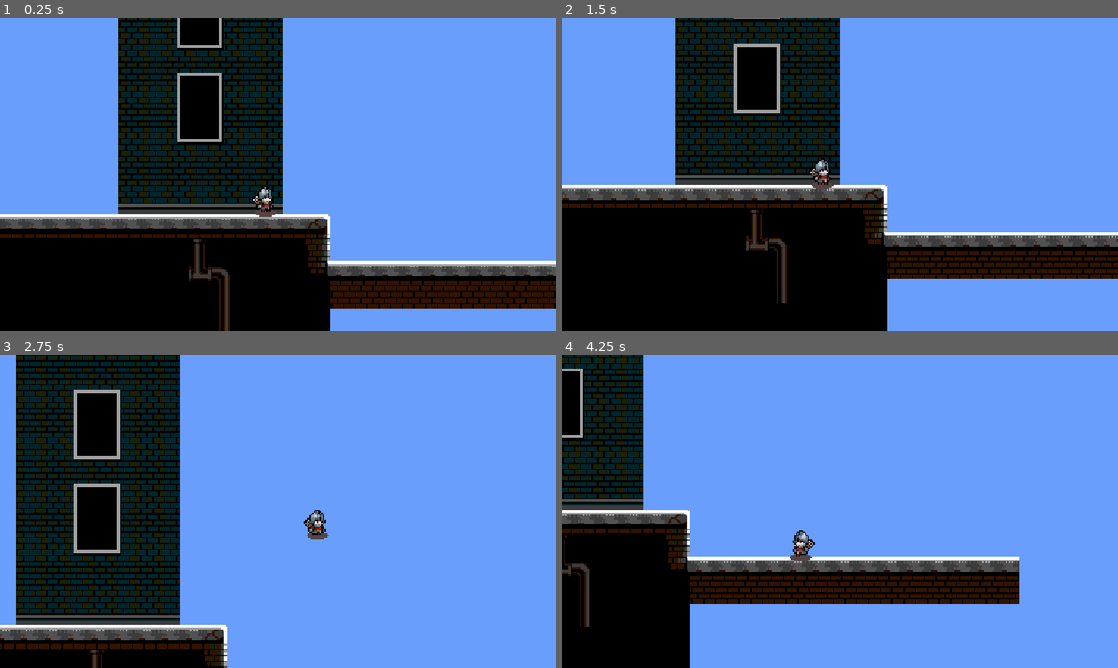
Above: before the commit, frames 1-4 (two rows, left to right).
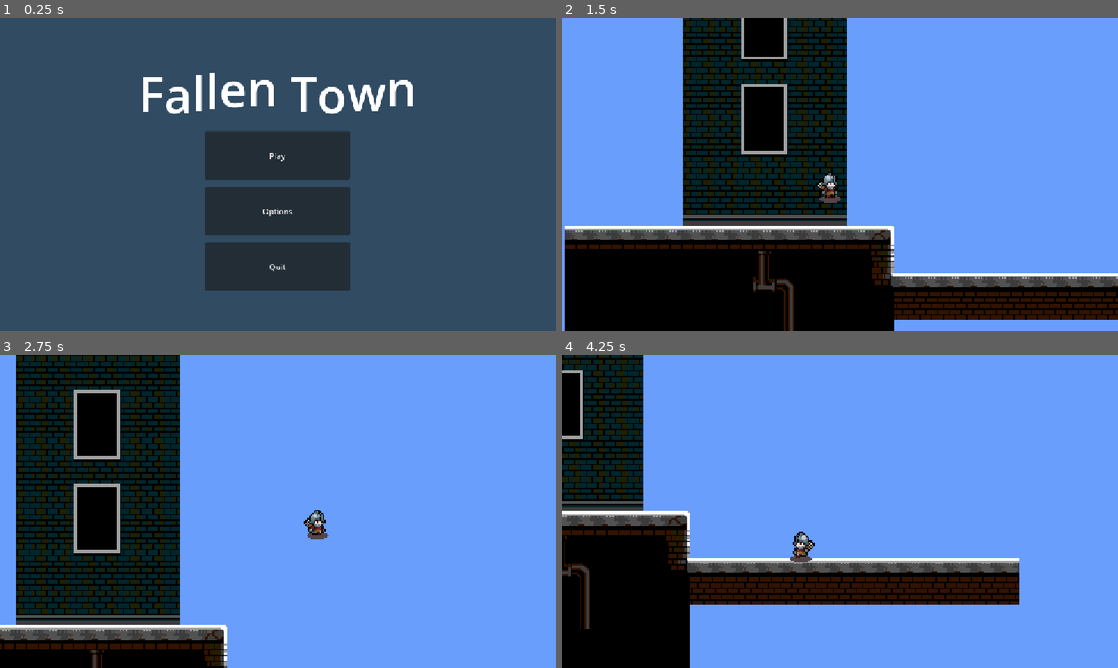
Above: after the commit, the same moments.

Repository: MineSwe/Bananerna-Studios-META-Game-Jam-2026
Game: Godot game, scene res://scenes/title_screen.tscn
The game is run twice, just before and just after one commit, with the same random seed, the same clock (stepped at 60 frames per second) and the same inputs. Before the commit the project starts from res://scenes/node_2d.tscn.
Inputs (mouse positions are in pixels of both pictures, inside the frame that each line leads up to):
- Up to frame 1 (0.25 s): no input
- Up to frame 2 (1.5 s): click (840, 212) at 0.5 s, where only the run after the commit has a clickable "Options"; click (840, 155) at 1.25 s, where only the run after the commit has a clickable "Play"
- Up to frame 3 (2.75 s): hold D (right) from 2.03 s (still down); tap Space (jump) at 2.1, 2.27, 2.57 s
- Up to frame 4 (4.25 s): tap Space (jump) at 2.85, 3.02, 3.32, 3.6 s; release D (right) at 3.53 s; hold A (left) from 3.53 s (still down)

The runs differ from the first frame. In frame 1, 100% of the frame differs, in the area x 0-100%, y 0-100%; in frame 2, 33%; in frame 3, 0.6%; in frame 4, 6.7%.

Commit message:
Cleanup

Diff:
--- a/Godot Project files/meta-game-jam-26/project.godot
+++ b/Godot Project files/meta-game-jam-26/project.godot
@@ -11,7 +11,7 @@
 [application]
 
 config/name="META Game Jam 26"
-run/main_scene="uid://005f8acttjpt"
+run/main_scene="uid://c753mu8ffg5bj"
 config/features=PackedStringArray("4.7", "Forward Plus")
 config/icon="res://icon.svg"
 
--- a/Godot Project files/meta-game-jam-26/scenes/Level design.tscn
+++ b/Godot Project files/meta-game-jam-26/scenes/level1.tscn
@@ -1,10 +1,11 @@
-[gd_scene format=4 uid="uid://c00h6m8n8lo0x"]
-
-[ext_resource type="Texture2D" uid="uid://bop6vphs1dsmi" path="res://assets/randomtextures.png" id="1_m5ws1"]
-[ext_resource type="Texture2D" uid="uid://dr4fw58d7hvok" path="res://assets/citytextures.png" id="2_gixt4"]
-
-[sub_resource type="TileSetAtlasSource" id="TileSetAtlasSource_3na83"]
-texture = ExtResource("1_m5ws1")
+[gd_scene format=4 uid="uid://b2n61jll4vvgq"]
+
+[ext_resource type="Texture2D" uid="uid://bop6vphs1dsmi" path="res://assets/randomtextures.png" id="1_odhdn"]
+[ext_resource type="Texture2D" uid="uid://dr4fw58d7hvok" path="res://assets/citytextures.png" id="2_dw26h"]
+[ext_resource type="PackedScene" uid="uid://trywo3xopl2i" path="res://scenes/player.tscn" id="2_odhdn"]
+
+[sub_resource type="TileSetAtlasSource" id="TileSetAtlasSource_lrl65"]
+texture = ExtResource("1_odhdn")
 0:0/0 = 0
 1:0/0 = 0
 2:0/0 = 0
@@ -779,21 +780,33 @@
 2:5/size_in_atlas = Vector2i(3, 2)
 2:5/0 = 0
 
-[sub_resource type="TileSet" id="TileSet_qe0qj"]
+[sub_resource type="TileSet" id="TileSet_svatc"]
 physics_layer_0/collision_layer = 1
-sources/0 = SubResource("TileSetAtlasSource_3na83")
-sources/2 = SubResource("TileSetAtlasSource_4ba5v")
-
-[node name="Level1" type="Node2D" unique_id=2007199909]
-
-[node name="Background" type="TileMapLayer" parent="." unique_id=1737004481]
+sources/0 = SubResource("TileSetAtlasSource_lrl65")
+sources/2 = SubResource("TileSetAtlasSource_76388")
+
+[node name="Node2D" type="Node2D" unique_id=849365043]
+
+[node name="Level" type="Node" parent="." unique_id=638681290]
+
+[node name="Background" type="TileMapLayer" parent="Level" unique_id=2104176104]
 tile_map_data = PackedByteArray("AAD+////AgAKAAsAAAD/////AgAKAAsAAAAAAP//AgAKAAsAAAABAP//AgAKAAsAAAABAP7/AgAKAAsAAAACAP …(237488 unchanged characters)…
-tile_set = SubResource("TileSet_qe0qj")
-
-[node name="Background2" type="TileMapLayer" parent="." unique_id=191383673]
+tile_set = SubResource("TileSet_svatc")
+
+[node name="Background2" type="TileMapLayer" parent="Level" unique_id=1969063398]
 tile_map_data = PackedByteArray("AAD4////AgAHAAQAAAD5////AgAHAAQAAAD6////AgAHAAQAAAD7////AgAHAAQAAAD8////AgAHAAQAAAD9// …(1408 unchanged characters)…
-tile_set = SubResource("TileSet_qe0qj")
-
-[node name="Ground" type="TileMapLayer" parent="." unique_id=823616731]
+tile_set = SubResource("TileSet_svatc")
+
+[node name="Ground" type="TileMapLayer" parent="Level" unique_id=1786087713]
 tile_map_data = PackedByteArray("AAD7//v/AgAAAAQAAAD7//f/AgAAAAQAAAD3/wAAAgABAAAAAAD4/wAAAgABAAAAAAD5/wAAAgABAAAAAAD6/w …(1968 unchanged characters)…
-tile_set = SubResource("TileSet_qe0qj")
+tile_set = SubResource("TileSet_svatc")
+
+[node name="Player" parent="." unique_id=431031109 instance=ExtResource("2_odhdn")]
+position = Vector2(-28, -38)
+
+[node name="Camera2D" type="Camera2D" parent="Player" unique_id=1113680403]
+zoom = Vector2(3.045, 3.045)
+limit_left = -205
+limit_bottom = 110
+limit_smoothed = true
+position_smoothing_enabled = true
--- a/Godot Project files/meta-game-jam-26/scenes/node_2d.tscn
+++ /dev/null
@@ -1,19 +0,0 @@
-[gd_scene format=3 uid="uid://005f8acttjpt"]
-
-[ext_resource type="PackedScene" uid="uid://c00h6m8n8lo0x" path="res://scenes/Level design.tscn" id="1_4dvvg"]
-[ext_resource type="PackedScene" uid="uid://trywo3xopl2i" path="res://scenes/player.tscn" id="2_rnjyy"]
-
-[node name="Node2D" type="Node2D" unique_id=849365043]
-
-[node name="Level1" parent="." unique_id=2007199909 instance=ExtResource("1_4dvvg")]
-position = Vector2(0, -1)
-
-[node name="Player" parent="." unique_id=431031109 instance=ExtResource("2_rnjyy")]
-position = Vector2(-28, -38)
-
-[node name="Camera2D2" type="Camera2D" parent="Player" unique_id=2111493014]
-zoom = Vector2(3.045, 3.045)
-limit_left = -205
-limit_bottom = 110
-limit_smoothed = true
-position_smoothing_enabled = true
--- a/Godot Project files/meta-game-jam-26/scenes/player.gd
+++ /dev/null
@@ -1,38 +0,0 @@
-extends CharacterBody2D
-
-@onready var animated_sprite_2d = $AnimatedSprite2D
-
-const SPEED = 150.0
-const JUMP_VELOCITY = -400.0
-
-
-func _physics_process(delta: float) -> void:
-	# Add the gravity.
-	if not is_on_floor():
-		velocity += get_gravity() * delta
-
-	# Handle jump.
-	if Input.is_action_just_pressed("jump") and is_on_floor():
-		velocity.y = JUMP_VELOCITY
-
-	# Get the input direction and handle the movement/deceleration.
-	# As good practice, you should replace UI actions with custom gameplay actions.
-	var direction := Input.get_axis("left", "right")
-	if direction:
-		velocity.x = direction * SPEED
-	else:
-		velocity.x = move_toward(velocity.x, 0, SPEED)
-
-	animation_handler()
-	move_and_slide()
-
-
-func animation_handler() -> void:
-	if velocity.x > 0:
-		animated_sprite_2d.play("walk")
-		animated_sprite_2d.flip_h = false
-	elif velocity.x < 0:
-		animated_sprite_2d.play("walk")
-		animated_sprite_2d.flip_h = true
-	else:
-		animated_sprite_2d.play("idle")
--- a/Godot Project files/meta-game-jam-26/scenes/player.tscn
+++ b/Godot Project files/meta-game-jam-26/scenes/player.tscn
@@ -1,6 +1,6 @@
 [gd_scene format=3 uid="uid://trywo3xopl2i"]
 
-[ext_resource type="Script" uid="uid://tl7ujpcqi4bg" path="res://scenes/player.gd" id="1_3vyb7"]
+[ext_resource type="Script" uid="uid://bjhlbyg4g4157" path="res://scripts/Player.gd" id="1_qhqgy"]
 [ext_resource type="Texture2D" uid="uid://bq4sdsxaohibp" path="res://assets/Characters/Soldier/Soldier/Soldier_Idle.png" id="2_qhqgy"]
 [ext_resource type="Texture2D" uid="uid://cy5kpjyx4q71v" path="res://assets/Characters/Soldier/Soldier/Soldier_Walk.png" id="3_dqkch"]
 
@@ -120,7 +120,8 @@
 height = 16.0
 
 [node name="Player" type="CharacterBody2D" unique_id=431031109]
-script = ExtResource("1_3vyb7")
+z_index = 5
+script = ExtResource("1_qhqgy")
 metadata/_edit_group_ = true
 
 [node name="AnimatedSprite2D" type="AnimatedSprite2D" parent="." unique_id=219381713]
--- a/Godot Project files/meta-game-jam-26/scripts/PlayButton.gd
+++ b/Godot Project files/meta-game-jam-26/scripts/PlayButton.gd
@@ -12,4 +12,4 @@
 
 
 func _on_pressed() -> void:
-	get_tree().change_scene_to_file("res://scenes/intro.tscn")
+	get_tree().change_scene_to_file("res://scenes/level1.tscn")
--- a/Godot Project files/meta-game-jam-26/scripts/new_script.gd
+++ /dev/null
@@ -1,11 +0,0 @@
-extends Node
-
-
-# Called when the node enters the scene tree for the first time.
-func _ready() -> void:
-	pass # Replace with function body.
-
-
-# Called every frame. 'delta' is the elapsed time since the previous frame.
-func _process(delta: float) -> void:
-	pass
Not shown: 1 places in Godot Project files/meta-game-jam-26/scenes/level1.tscn that only renumber resources
Not shown, removed: Godot Project files/meta-game-jam-26/scenes/player.gd.uid
Not shown, removed: Godot Project files/meta-game-jam-26/scripts/new_script.gd.uid
